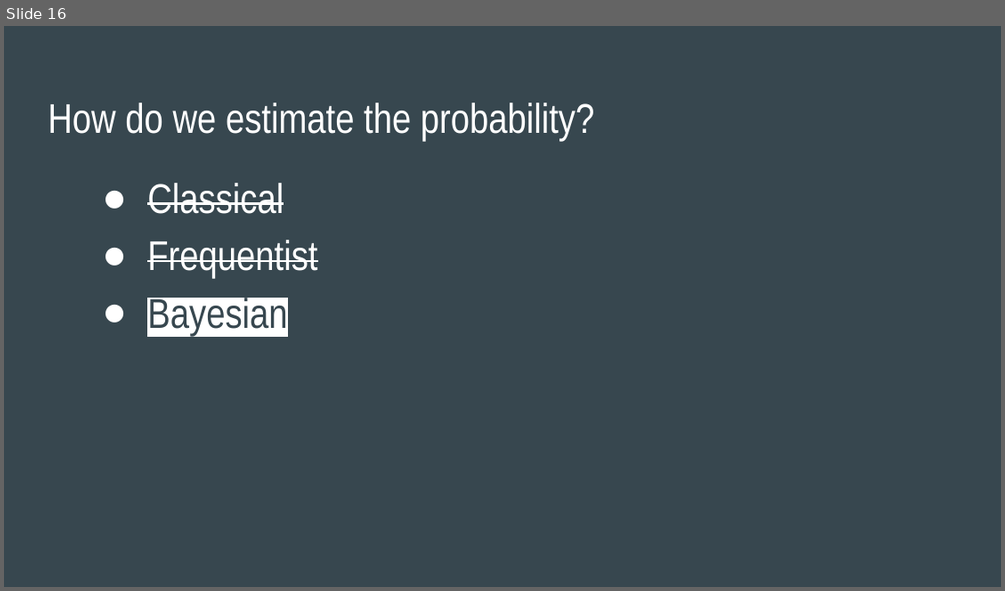
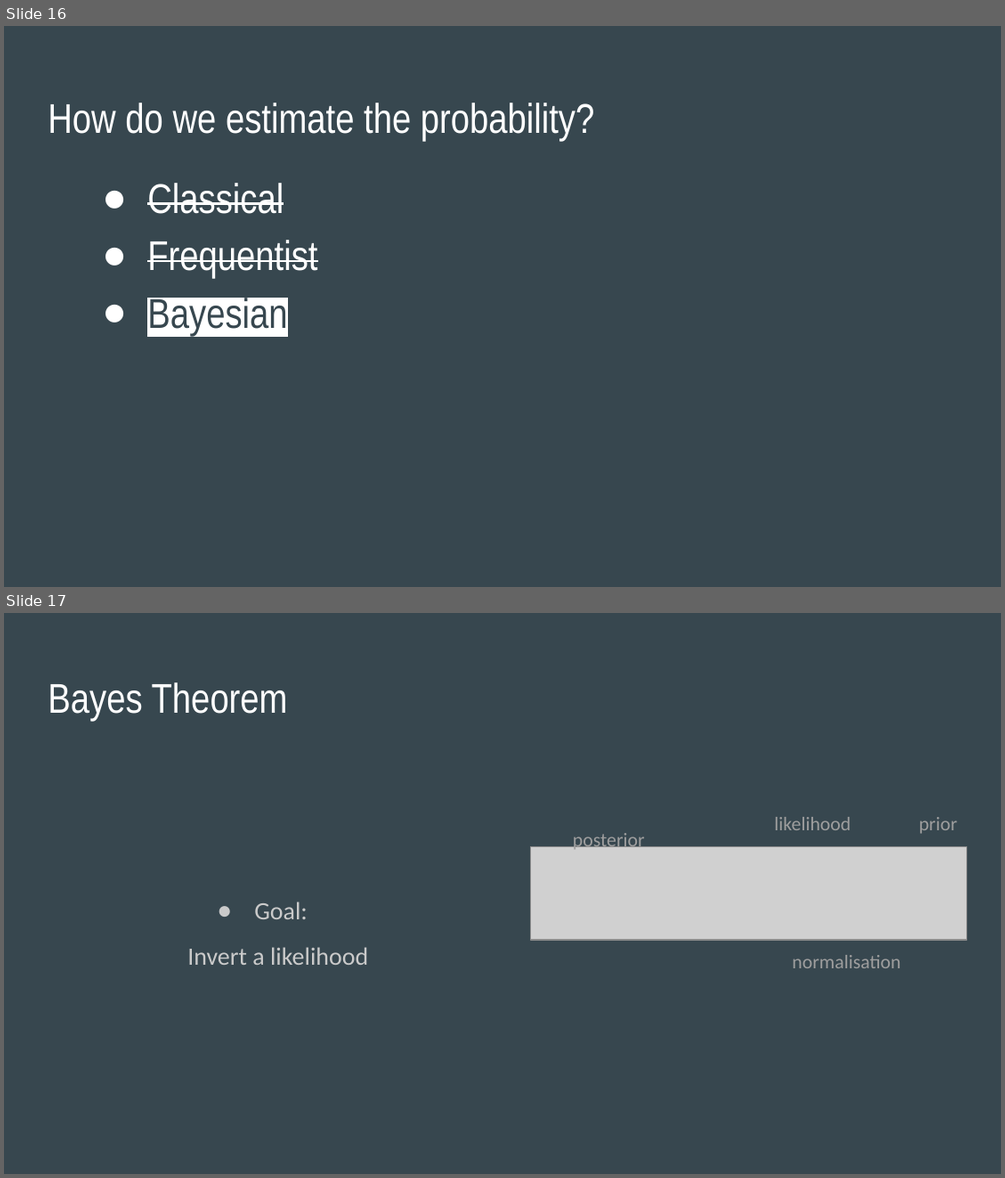
Before and after one commit to SThornewillvE/Hamburg_DS_Meetup_Bayesian-Stats_Intro, a slide deck: slides/intro_to_bayes_slides.pptx. Shown one above the other, each under a label of ours: slide 16 before the commit, slides 16 and 17 after it. The pictures are 1005x591 and 1005x1178 pixels, drawn with LibreOffice and Linux fonts; fonts in the diff are those of the drawing; grey boxes stand for pictures. Boxes give left, top, right and bottom in pixels: in the first picture for what was removed or moved away, otherwise in the second. Text is boxed around its words. In the diff, an @@ line names an element or a change of style, - is before the commit and + after.

Commit message:
Complete slides up to conjugate priors

```diff
--- a/slides/intro_to_bayes_slides.pptx
+++ b/slides/intro_to_bayes_slides.pptx
@@ slide 17 added at bbox=[4, 613, 1001, 1174], background #37474F @@
@@ title added at bbox=[48, 682, 288, 721], 30 pt, text #FFFFFF @@
+Bayes Theorem
@@ text added at bbox=[774, 817, 850, 830], 14 pt, text #9E9E9E @@
+likelihood
@@ text added at bbox=[919, 817, 957, 834], 14 pt, text #9E9E9E @@
+prior
@@ picture added at bbox=[530, 847, 966, 940] @@
@@ text added at bbox=[573, 833, 645, 852], 14 pt, text #9E9E9E @@
+posterior
@@ text added at bbox=[187, 901, 368, 965], 18 pt, text #CACACA @@
+● Goal:
+  Invert a likelihood
@@ text added at bbox=[792, 955, 900, 968], 14 pt, text #9E9E9E @@
+normalisation
```
Also in this commit, not shown: 1 slide changed, 22 other slides added, 2 slides removed, 1 other file.
